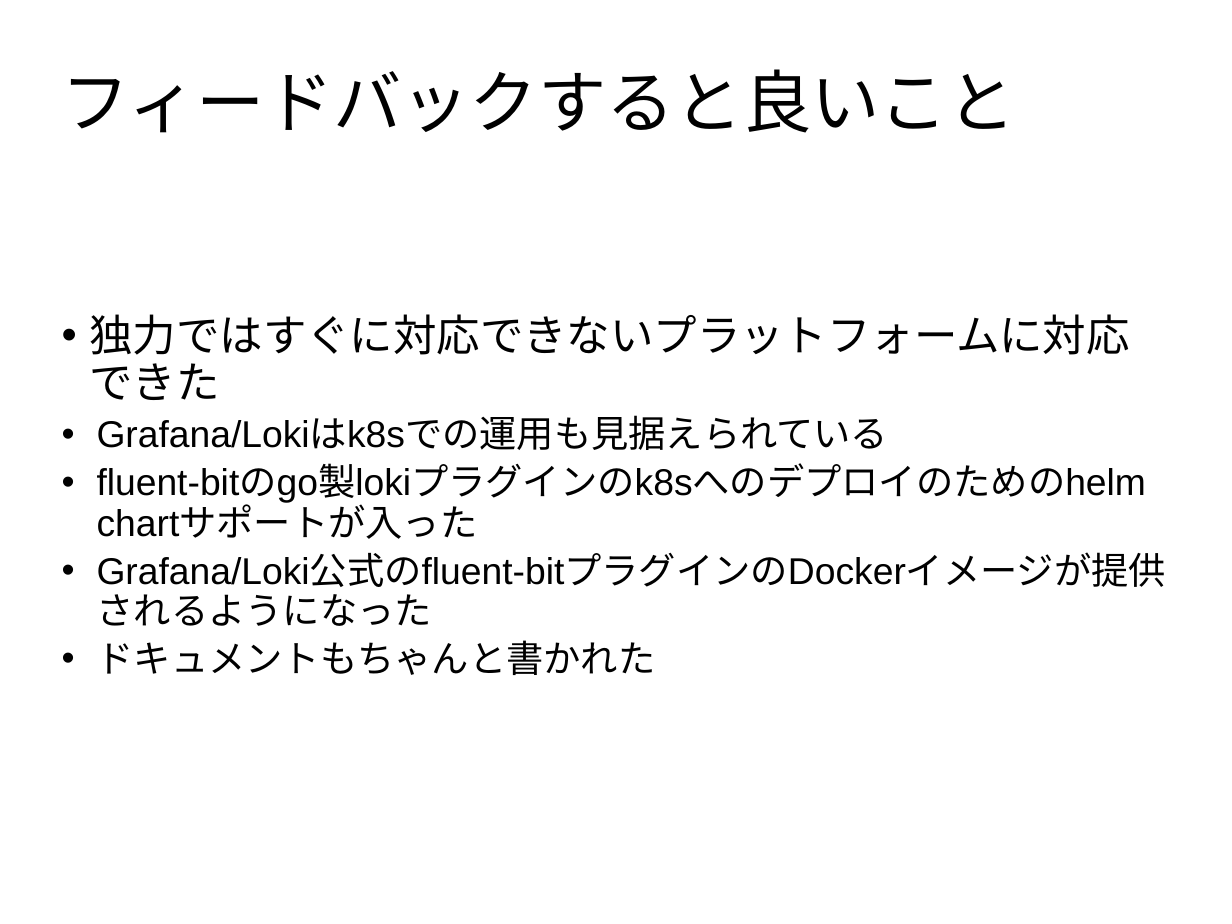
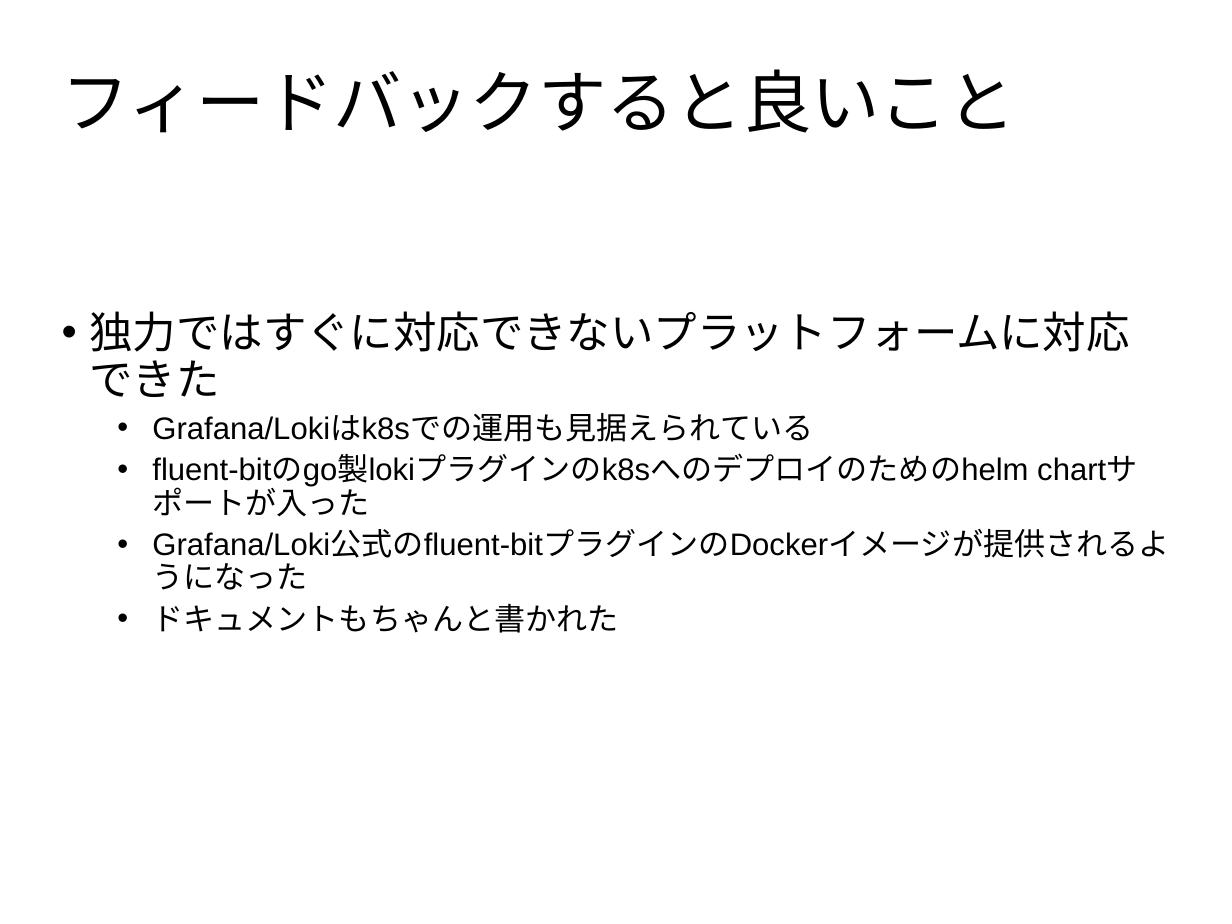
Before and after one commit to cosmo0920/prometheus_meetup_slide_20200115, a slide deck: slide 24 of Prometheus_meetup_slide.pptx. Drawn at 1232x924 pixels with LibreOffice and Linux fonts; fonts in the diff are those of the drawing; background and template pictures are left out. Boxes give left, top, right and bottom in pixels: in the first picture for what was removed or moved away, otherwise in the second. Text is boxed around its words. In the diff, an @@ line names an element or a change of style, - is before the commit and + after.

```diff
--- a/Prometheus_meetup_slide.pptx
+++ b/Prometheus_meetup_slide.pptx
@@ subtitle at (152,414,1169,633): size 24 to 20 pt in "Grafana/Lokiはk8sでの運用も見据えられている", "fluent-bitのgo製lokiプラグインのk8sへのデプロイのためのhelm chartサポートが入った", "Grafana/Loki公式のfluent-bitプラグインのDockerイメージが提供されるようになった", "ドキュメントもちゃんと書かれた"; list level 2 to 3 in "Grafana/Lokiはk8sでの運用も見据えられている"; list level 2 to 3 in "fluent-bitのgo製lokiプラグインのk8sへのデプロイのためのhelm chartサポートが入った"; list level 2 to 3 in "Grafana/Loki公式のfluent-bitプラグインのDockerイメージが提供されるようになった"; list level 2 to 3 in "ドキュメントもちゃんと書かれた" @@
```
Also in this commit, not shown: 3 other slides changed.
